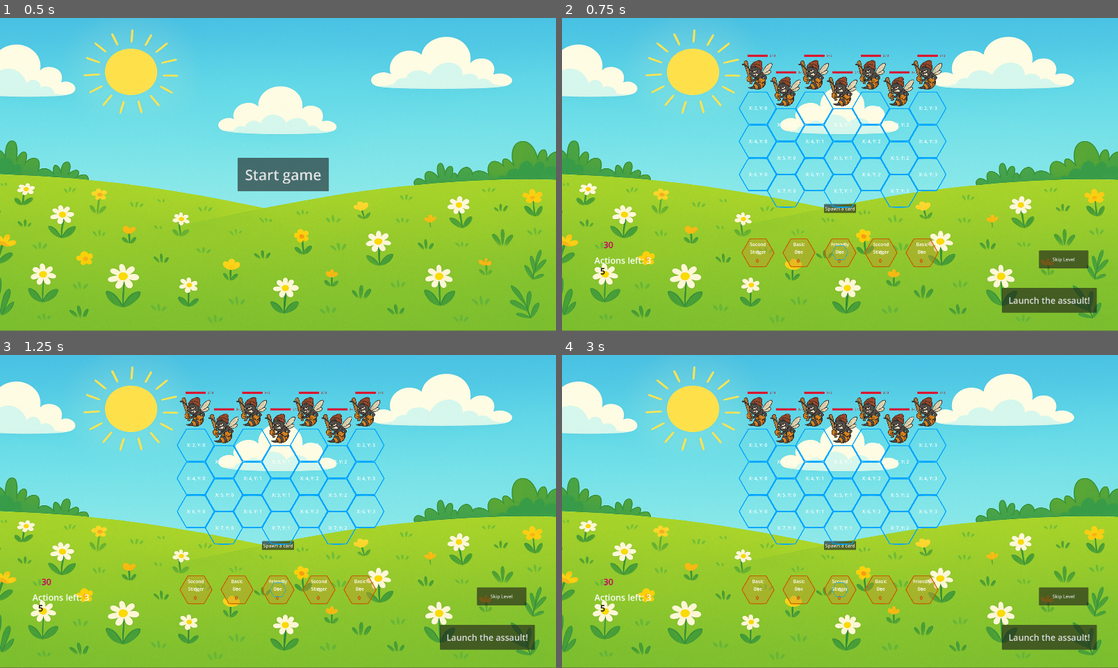
Above: before the commit, frames 1-4 (two rows, left to right).
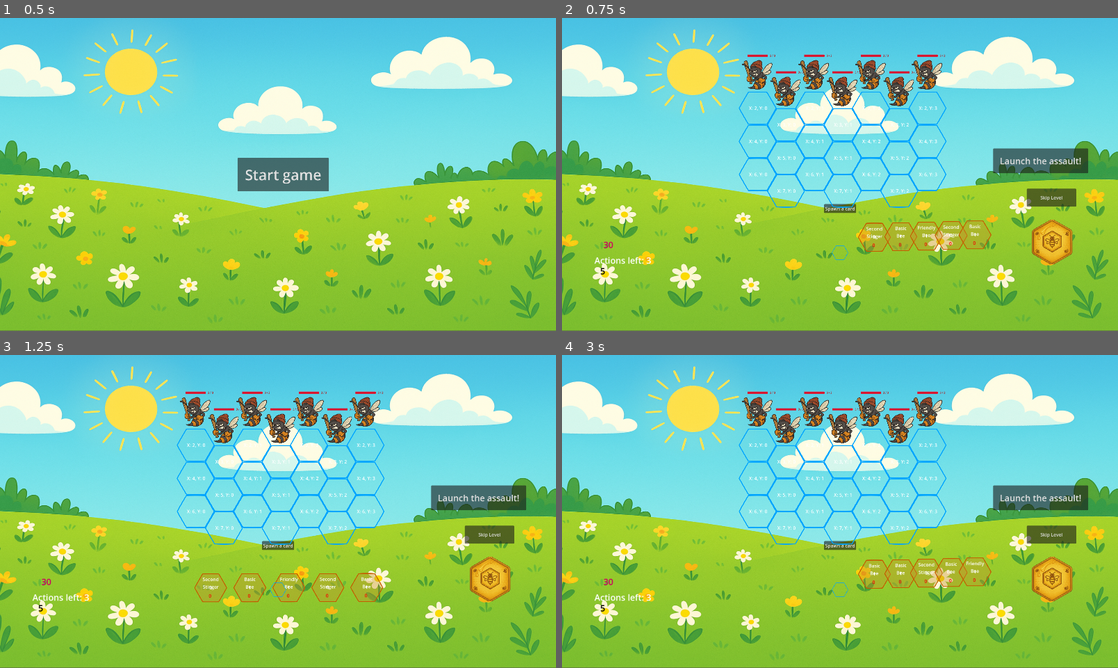
Above: after the commit, the same moments.

Repository: tysia2512/buzzco
Game: Godot game, scene res://scenes/main.tscn
Two runs of this game, one before a commit and one after it. Both use one fixed random seed, a clock stepped at 60 frames per second and the inputs below.
Inputs:
- Up to frame 1 (0.5 s): no input
- Up to frame 2 (0.75 s): click "Start game" at 0.5 s
- Up to frame 3 (1.25 s): no input
- Up to frame 4 (3 s): click "Launch the assault!" at 1.25 s; click "Skip Level" at 2 s; click "Start level 2" at 2.75 s

Frame 1 is identical in both runs. In frame 2, 5.7% of the frame differs, in the area x 32-97%, y 41-95%; in frame 3, 5.5%; in frame 4, 5.6%.

Commit message:
Add animations on cards being rearranged

Diff:
--- a/scenes/deck_n_hand.tscn
+++ b/scenes/deck_n_hand.tscn
@@ -1,9 +1,10 @@
-[gd_scene load_steps=5 format=3 uid="uid://qm813tqd45mo"]
+[gd_scene load_steps=6 format=3 uid="uid://qm813tqd45mo"]
 
 [ext_resource type="Script" uid="uid://cyupccclserhd" path="res://scripts/deck_n_hand.gd" id="1_fmhf8"]
 [ext_resource type="Script" uid="uid://0feak1ytnkat" path="res://scripts/card_spawn_point.gd" id="2_8h5ks"]
 [ext_resource type="Texture2D" uid="uid://cea7tuoyppfy8" path="res://assets/hex_blue.svg" id="3_8h5ks"]
 [ext_resource type="Script" uid="uid://daq7glj8xlc4j" path="res://scripts/deck.gd" id="4_q0ww4"]
+[ext_resource type="Texture2D" uid="uid://cbehd0bdyg44f" path="res://assets/16cc3acd-a2dd-4fe1-85f7-df177e5ff541.png" id="5_50gwp"]
 
 [node name="DeckNHand" type="Node2D"]
 script = ExtResource("1_fmhf8")
@@ -28,4 +29,12 @@
 script = ExtResource("4_q0ww4")
 metadata/_custom_type_script = "uid://daq7glj8xlc4j"
 
+[node name="Sprite2D" type="Sprite2D" parent="Deck"]
+position = Vector2(548, -7)
+scale = Vector2(0.15, 0.15)
+texture = ExtResource("5_50gwp")
+
+[node name="SpawnPoint" type="Node2D" parent="Deck"]
+position = Vector2(489, -100)
+
 [connection signal="pressed" from="SpawnCardButton" to="Deck" method="_on_spawn_card_button_pressed"]
--- a/scenes/level_play.tscn
+++ b/scenes/level_play.tscn
@@ -42,10 +42,10 @@
 offset_bottom = 23.0
 
 [node name="LaunchAttackButton" type="Button" parent="."]
-offset_left = 1519.0
-offset_top = 931.0
-offset_right = 1847.0
-offset_bottom = 1017.0
+offset_left = 1489.0
+offset_top = 450.0
+offset_right = 1817.0
+offset_bottom = 536.0
 theme_override_font_sizes/font_size = 30
 text = "Launch the assault!
 "
@@ -56,6 +56,15 @@
 
 [node name="DeckNHand" parent="CardMovementManager" instance=ExtResource("5_1n5cl")]
 position = Vector2(973, 983)
+
+[node name="Deck" parent="CardMovementManager/DeckNHand" index="4"]
+position = Vector2(722, -15)
+
+[node name="Sprite2D" parent="CardMovementManager/DeckNHand/Deck" index="0"]
+position = Vector2(10.8, -23)
+
+[node name="SpawnPoint" parent="CardMovementManager/DeckNHand/Deck" index="1"]
+position = Vector2(-48.2, -116)
 
 [node name="Grid" parent="CardMovementManager" instance=ExtResource("6_rvuek")]
 position = Vector2(969, 483)
@@ -74,10 +83,10 @@
 position = Vector2(959, 231)
 
 [node name="CheatButton" type="Button" parent="."]
-offset_left = 1647.0
-offset_top = 802.0
-offset_right = 1818.0
-offset_bottom = 864.0
+offset_left = 1605.0
+offset_top = 589.0
+offset_right = 1776.0
+offset_bottom = 651.0
 text = "Skip Level"
 
 [node name="HealthLabel" parent="." instance=ExtResource("11_obdjb")]
@@ -120,3 +129,5 @@
 [connection signal="deal_damage_to_player" from="EnemyManager" to="." method="_on_enemy_manager_deal_damage_to_player"]
 [connection signal="enemy_turn_finished" from="EnemyManager" to="." method="_on_enemy_manager_enemy_turn_finished"]
 [connection signal="pressed" from="CheatButton" to="." method="_on_cheat_button_pressed"]
+
+[editable path="CardMovementManager/DeckNHand"]
--- a/scripts/card_spawn_point.gd
+++ b/scripts/card_spawn_point.gd
@@ -21,8 +21,9 @@
 	if len(cards) > 0:
 		delta_x = w / (len(cards) - 1)
 	for card in cards:
-		card.position.x = current_x - w / 2
-		card.position.y = 0
+		var destination = Vector2(current_x - w / 2, 0)
+		var tween = create_tween()
+		tween.tween_property(card, "position", destination, 0.5)
 
 		current_x += delta_x
 
@@ -30,9 +31,9 @@
 	card.reparent(self)
 	_arrange_cards()
 
-func spawn_card(card_scene: PackedScene):
-	var card = card_scene.instantiate()
-	card.visible = false
+func spawn_card(card: TypedCard, from: Vector2):
 	add_child(card)
+	var position_start = from - global_position
+	card.position = position_start
+
 	_arrange_cards()
-	card.visible = true
--- a/scripts/deck.gd
+++ b/scripts/deck.gd
@@ -8,7 +8,8 @@
 @export var friendly_bee_card_count: int = 3
 @export var second_stinger_card_count: int = 2
 
-@onready var card_spawn_point: CardSpawnPoint = $"../CardSpawnPoint"
+@onready var hand_spawn_point: CardSpawnPoint = $"../CardSpawnPoint"
+@onready var card_spawn_point: Node2D = $SpawnPoint
 
 var _deck = []
 
@@ -30,8 +31,9 @@
 func _deal_card():
 	if _deck.size() > 0:
 		var card_scene = _deck.pop_back()
+		var card = card_scene.instantiate()
 
-		card_spawn_point.spawn_card(card_scene)
+		await hand_spawn_point.spawn_card(card, card_spawn_point.global_position)
 
 func deal_cards(cnt: int):
 	for i in range(cnt):
Binary file added: assets/16cc3acd-a2dd-4fe1-85f7-df177e5ff541.png
Not shown, added: assets/16cc3acd-a2dd-4fe1-85f7-df177e5ff541.png.import
